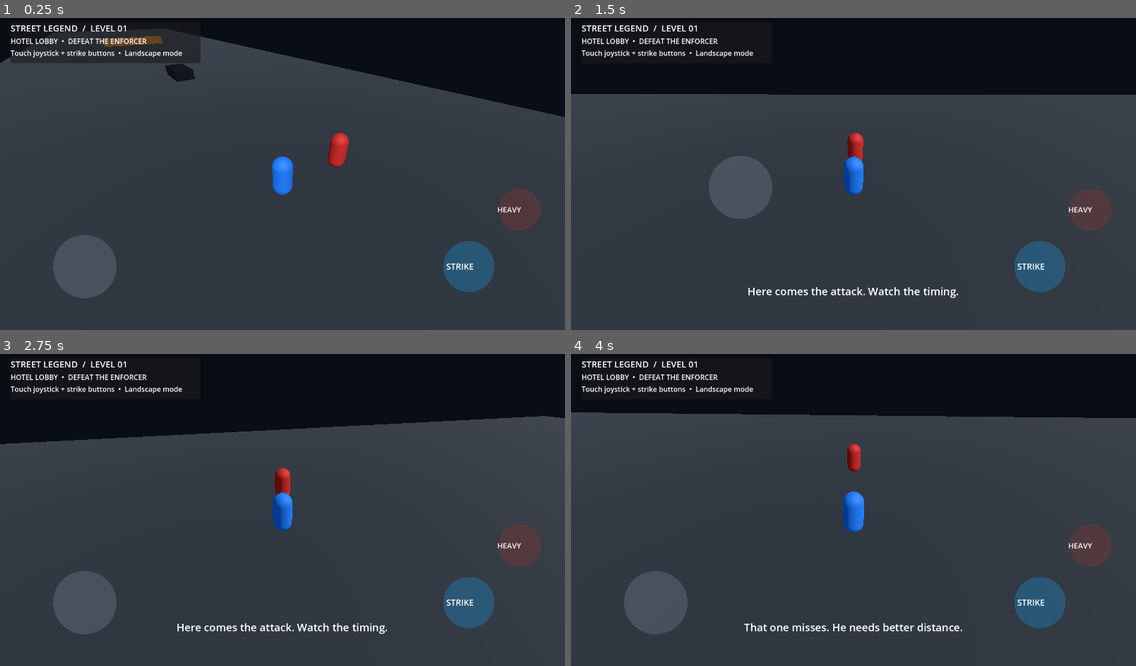
Above: before the commit, frames 1-4 (two rows, left to right).
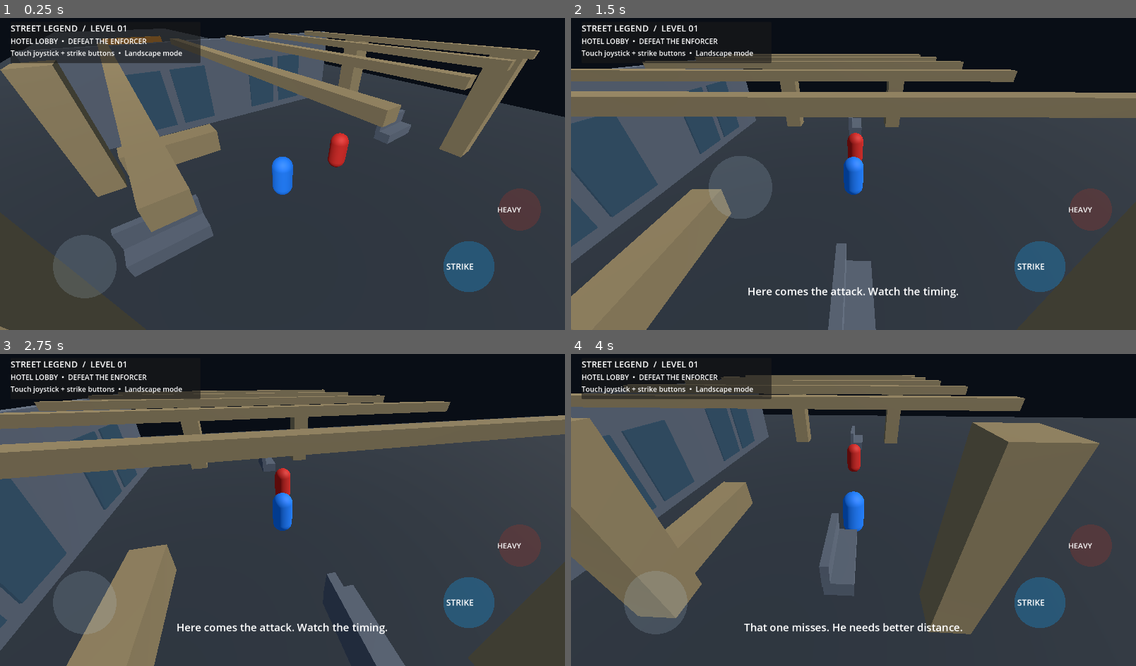
Above: after the commit, the same moments.

Repository: bensonwanimo92-coder/CHENJENI-FRIENDS
Game: Godot game, scene res://scenes/main.tscn
Same seed, same stepped clock (60 frames per second), same inputs: the game is played once before the commit and once after it.
Inputs (mouse positions are in pixels of both pictures, inside the frame that each line leads up to):
- Up to frame 1 (0.25 s): no input
- Up to frame 2 (1.5 s): tap Enter (ui_accept) at 0.5, 0.77 s; move the mouse to (977, 155) at 0.52 s; hold D (move_right) 0.53-1.25 s; tap Space (attack) at 0.6 s; click (977, 155) at 0.67 s; drag from (740, 186) to (825, 236) at 1.27 s
- Up to frame 3 (2.75 s): move the mouse to (339, 438) at 2.02 s; hold D (move_right) from 2.03 s (still down); tap Space (attack) at 2.1 s
- Up to frame 4 (4 s): release D (move_right) at 2.75 s; drag from (825, 572) to (684, 460) at 2.77 s; move the mouse to (1023, 553) at 3.52 s; hold A (move_left) from 3.53 s (still down); tap Space (attack) at 3.6 s; tap Enter (ui_accept) at 3.77 s

The runs differ from the first frame. In frame 1, 24% of the frame differs, in the area x 0-96%, y 4-100%; in frame 2, 29%; in frame 3, 29%; in frame 4, 32%, in the area x 0-94%, y 6-90%.

Commit message:
Add temporary hotel lobby set dressing to prototype

Diff:
--- a/StreetLegendGodot/scripts/main.gd
+++ b/StreetLegendGodot/scripts/main.gd
@@ -104,6 +104,7 @@
 	floor_body.position.z = -35.0
 	floor_body.add_child(floor_collision)
 	add_child(floor_body)
+	_build_lobby_set()
 	var sun := DirectionalLight3D.new()
 	sun.rotation_degrees = Vector3(-48.0, -28.0, 0.0)
 	sun.light_energy = 1.35
@@ -266,3 +267,76 @@
 func _update_status(message: String) -> void:
 	if is_instance_valid(status_label):
 		status_label.text = message
+
+func _build_lobby_set() -> void:
+	# Temporary procedural architectural set dressing; replace these meshes with licensed assets.
+	var wall_mat := StandardMaterial3D.new()
+	wall_mat.albedo_color = Color(0.28, 0.31, 0.35)
+	wall_mat.roughness = 0.85
+	var trim_mat := StandardMaterial3D.new()
+	trim_mat.albedo_color = Color(0.55, 0.48, 0.34)
+	trim_mat.metallic = 0.25
+	trim_mat.roughness = 0.55
+	var glass_mat := StandardMaterial3D.new()
+	glass_mat.albedo_color = Color(0.12, 0.24, 0.31, 0.65)
+	glass_mat.transparency = BaseMaterial3D.TRANSPARENCY_ALPHA
+	glass_mat.roughness = 0.25
+	# Side pillars frame a clear central fighting space.
+	for x in [-8.0, 8.0]:
+		for z in [-5.0, 3.0]:
+			var pillar := MeshInstance3D.new()
+			var pm := BoxMesh.new()
+			pm.size = Vector3(1.1, 5.0, 1.1)
+			pillar.mesh = pm
+			pillar.position = Vector3(x, 2.5, z)
+			pillar.material_override = trim_mat
+			add_child(pillar)
+	# Lobby rear wall and glazed panels.
+	var rear := MeshInstance3D.new()
+	var rm := BoxMesh.new()
+	rm.size = Vector3(18.0, 5.0, 0.45)
+	rear.mesh = rm
+	rear.position = Vector3(0.0, 2.5, -9.0)
+	rear.material_override = wall_mat
+	add_child(rear)
+	for x in [-5.0, -2.5, 2.5, 5.0]:
+		var pane := MeshInstance3D.new()
+		var gm := BoxMesh.new()
+		gm.size = Vector3(2.0, 3.2, 0.08)
+		pane.mesh = gm
+		pane.position = Vector3(x, 2.1, -8.72)
+		pane.material_override = glass_mat
+		add_child(pane)
+	# Reception counter set to the side, not across the combat route.
+	var counter := MeshInstance3D.new()
+	var cm := BoxMesh.new()
+	cm.size = Vector3(4.5, 1.2, 1.1)
+	counter.mesh = cm
+	counter.position = Vector3(-5.0, 0.6, -5.5)
+	counter.material_override = trim_mat
+	add_child(counter)
+	# Seating clusters at the lobby edges.
+	for x in [-6.5, 6.5]:
+		var seat := MeshInstance3D.new()
+		var sm := BoxMesh.new()
+		sm.size = Vector3(2.4, 0.55, 0.9)
+		seat.mesh = sm
+		seat.position = Vector3(x, 0.4, 0.0)
+		seat.material_override = wall_mat
+		add_child(seat)
+		var back := MeshInstance3D.new()
+		var bm := BoxMesh.new()
+		bm.size = Vector3(2.4, 0.9, 0.25)
+		back.mesh = bm
+		back.position = Vector3(x, 0.95, -0.35)
+		back.material_override = wall_mat
+		add_child(back)
+	# Decorative ceiling beams.
+	for x in [-6.0, -3.0, 0.0, 3.0, 6.0]:
+		var beam := MeshInstance3D.new()
+		var bmesh := BoxMesh.new()
+		bmesh.size = Vector3(0.35, 0.25, 12.0)
+		beam.mesh = bmesh
+		beam.position = Vector3(x, 5.1, -2.0)
+		beam.material_override = trim_mat
+		add_child(beam)
